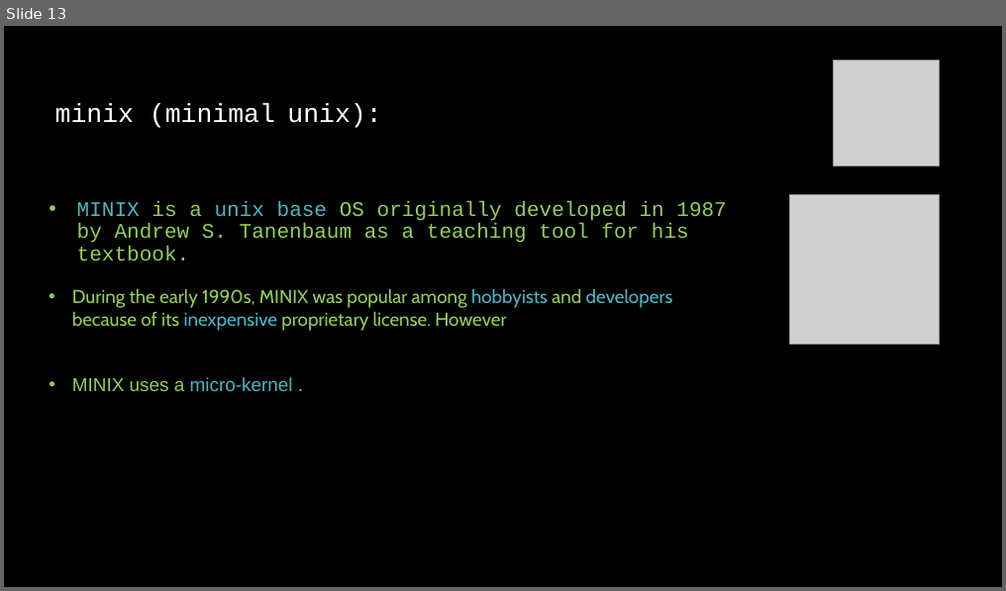
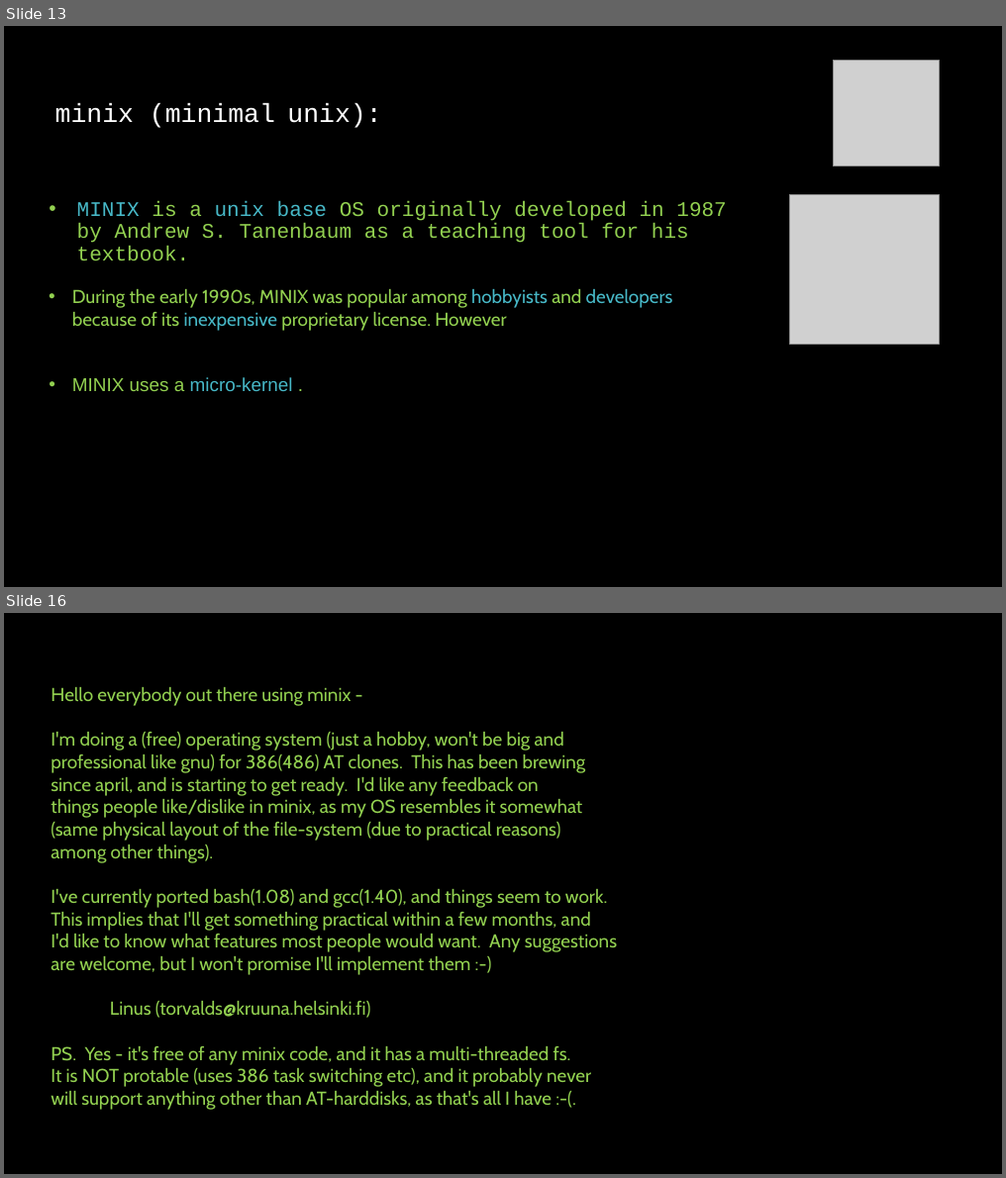
Before and after one commit to linuxfestival/introduction-to-linux-resources, a slide deck: amirkabir_linux_festival.pptx. Shown one above the other, each under a label of ours: slide 13 before the commit, slides 13 and 16 after it; the slides between them are not shown. The pictures are 1006x591 and 1006x1178 pixels, drawn with LibreOffice and Linux fonts; fonts in the diff are those of the drawing; grey boxes stand for pictures. Boxes give left, top, right and bottom in pixels: in the first picture for what was removed or moved away, otherwise in the second. Text is boxed around its words. In the diff, an @@ line names an element or a change of style, - is before the commit and + after.

```diff
--- a/amirkabir_linux_festival.pptx
+++ b/amirkabir_linux_festival.pptx
@@ slide 16 added at [4,613,1002,1174], background #000000 @@
@@ text added at [51,687,617,1110], 18 pt, text #92D050 @@
+Hello everybody out there using minix -
+I'm doing a (free) operating system (just a hobby, won't be big and
+professional like gnu) for 386(486) AT clones. This has been brewing
+since april, and is starting to get ready. I'd like any feedback on
+things people like/dislike in minix, as my OS resembles it somewhat
+(same physical layout of the file-system (due to practical reasons)
+among other things).
+I've currently ported bash(1.08) and gcc(1.40), and things seem to work.
+This implies that I'll get something practical within a few months, and
+I'd like to know what features most people would want. Any suggestions
+are welcome, but I won't promise I'll implement them :-)
+Linus (torvalds@kruuna.helsinki.fi)
+PS. Yes - it's free of any minix code, and it has a multi-threaded fs.
+It is NOT protable (uses 386 task switching etc), and it probably never
+will support anything other than AT-harddisks, as that's all I have :-(.
```
Also in this commit, not shown: 2 other slides added, 1 slide removed.
